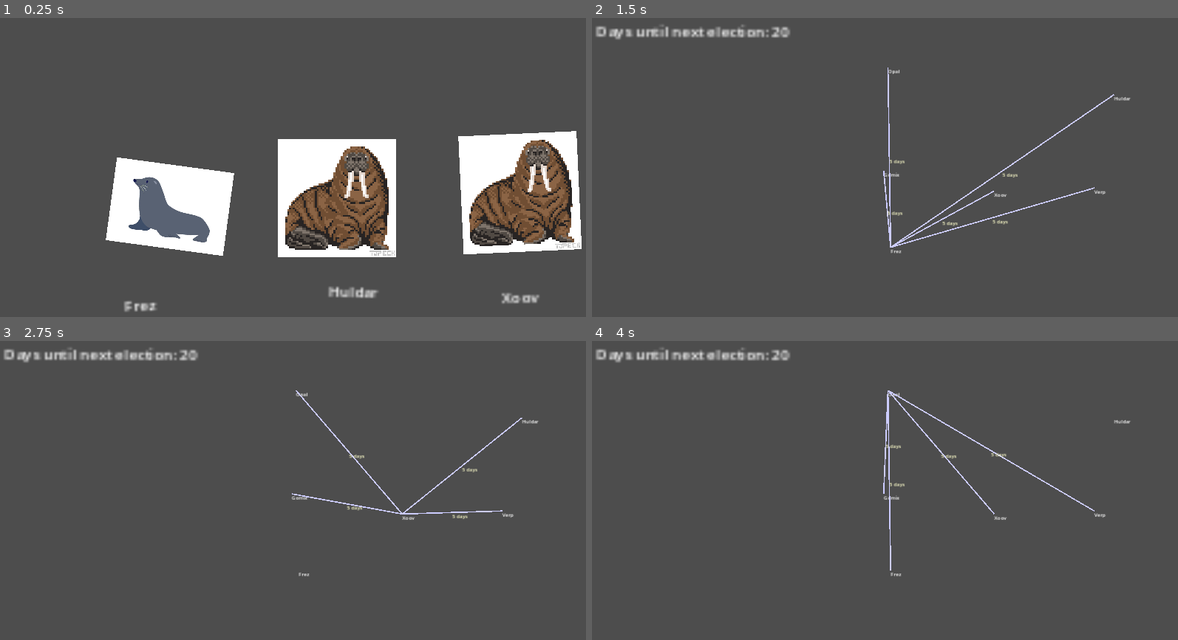
Above: before the commit, frames 1-4 (two rows, left to right).
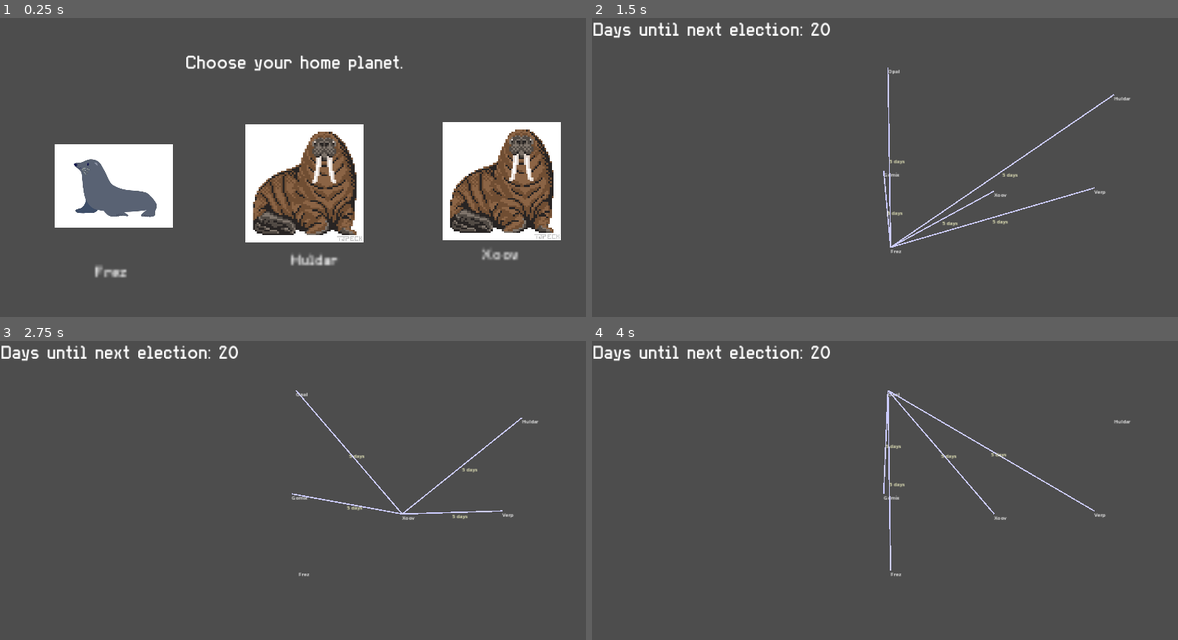
Above: after the commit, the same moments.

Repository: TheWorldisWatchingGameJam/TheWorldisWatching
Game: Godot game, scene res://Scenes/main.tscn
Two runs of this game, one before a commit and one after it. Both use one fixed random seed, a clock stepped at 60 frames per second and the inputs below. The engine's default icon, where the game draws it, is replaced by a stand-in: a white triangle on a blue panel in a dark square.
Inputs (mouse positions are in pixels of both pictures, inside the frame that each line leads up to):
- Up to frame 1 (0.25 s): no input
- Up to frame 2 (1.5 s): tap Enter at 0.5 s; move the mouse to (761, 209) at 0.52 s; click (761, 209) at 0.67 s; tap Space at 1.25 s; move the mouse to (890, 248) at 1.27 s; click (890, 248) at 1.42 s
- Up to frame 3 (2.75 s): tap Enter at 2 s; move the mouse to (404, 514) at 2.02 s; click (404, 514) at 2.17 s
- Up to frame 4 (4 s): tap Space at 2.75 s; move the mouse to (1113, 418) at 2.77 s; click (1113, 418) at 2.92 s; tap Enter at 3.5 s; move the mouse to (890, 391) at 3.52 s; click (890, 391) at 3.67 s

The runs differ from the first frame. In frame 1, 27% of the frame differs, in the area x 9-100%, y 12-99%; in frame 2, 1.1%; in frame 3, 1.1%; in frame 4, 1.1%.
Error in both runs: Invalid assignment of property or key 'texture' with value of type 'CompressedTexture2D' on a base object of type 'Nil'. (res://PlanetNode.gd:16)

Commit message:
some cleanup

Diff:
--- /dev/null
+++ b/TWIW/Assets/Theme/large_text_generic.tres
@@ -0,0 +1,7 @@
+[gd_resource type="LabelSettings" load_steps=2 format=3 uid="uid://bepmqoip50uru"]
+
+[ext_resource type="FontFile" uid="uid://ceq3h5ry2brq" path="res://Assets/Theme/TypeLightSans-KV84p.otf" id="1_h1xlc"]
+
+[resource]
+font = ExtResource("1_h1xlc")
+font_size = 60
--- a/TWIW/Scenes/main.gd
+++ b/TWIW/Scenes/main.gd
@@ -4,7 +4,9 @@
 @onready var galaxy_manager = $GalaxyManager
 @onready var planet_options = [$PlanetOption1, $PlanetOption2, $PlanetOption3]
 @onready var election_counter = $ElectionCounter
+@onready var choose_label = $Choose
 @export var days_until_election: int = 20
+
 
 
 var selection_phase = true
@@ -21,6 +23,7 @@
 		planet_options[i].visible = true
 
 func _on_planet_selected(planet_data):
+	choose_label.hide()
 	if not selection_phase:
 		return
 
--- a/TWIW/Scenes/main.tscn
+++ b/TWIW/Scenes/main.tscn
@@ -1,9 +1,11 @@
-[gd_scene load_steps=17 format=3 uid="uid://dfixd4skh3ig7"]
+[gd_scene load_steps=23 format=3 uid="uid://dfixd4skh3ig7"]
 
 [ext_resource type="Script" path="res://Scenes/main.gd" id="1_ektus"]
 [ext_resource type="Script" path="res://Scenes/PlanetOption.gd" id="2_1an38"]
+[ext_resource type="LabelSettings" uid="uid://bepmqoip50uru" path="res://Assets/Theme/large_text_generic.tres" id="2_jv2y6"]
+[ext_resource type="FontFile" uid="uid://ceq3h5ry2brq" path="res://Assets/Theme/TypeLightSans-KV84p.otf" id="2_kwqtb"]
 [ext_resource type="Script" path="res://Scripts/galaxy_manager.gd" id="2_mqygn"]
-[ext_resource type="PackedScene" uid="uid://bchhcro7px8l6" path="res://Scenes/planet_node.tscn" id="3_071my"]
+[ext_resource type="PackedScene" uid="uid://bchhcro7px8l6" path="res://Scripts/Scenes/planet_node.tscn" id="3_071my"]
 [ext_resource type="Texture2D" uid="uid://d1pg65rmosvlv" path="res://icon.svg" id="3_mfgap"]
 [ext_resource type="Script" path="res://Scripts/Components/planet_data.gd" id="4_h3u51"]
 [ext_resource type="Resource" uid="uid://b4kf7erwn6muh" path="res://Scripts/Resources/Planets/Frez.tres" id="5_6araa"]
@@ -12,20 +14,38 @@
 [ext_resource type="Resource" uid="uid://b0wugdfli82wd" path="res://Scripts/Resources/Planets/Verp.tres" id="8_oyrie"]
 [ext_resource type="Resource" uid="uid://bha42xdgt1wit" path="res://Scripts/Resources/Planets/Xoov.tres" id="9_krdru"]
 [ext_resource type="Resource" uid="uid://cda2udbfuiixi" path="res://Scripts/Resources/Planets/Gomix.tres" id="10_bkkx6"]
-[ext_resource type="Texture2D" uid="uid://bmoikfaf0lc2g" path="res://Sprites/rocketship_temp.jpg" id="11_q3y5o"]
+[ext_resource type="Texture2D" uid="uid://bmoikfaf0lc2g" path="res://Assets/rocketship_temp.jpg" id="11_q3y5o"]
+[ext_resource type="AudioStream" uid="uid://dcrvqt7dqo3wg" path="res://Assets/Audio/menu.wav" id="16_urgrp"]
 
 [sub_resource type="RectangleShape2D" id="RectangleShape2D_l35hw"]
 size = Vector2(150.435, 154.034)
 
+[sub_resource type="LabelSettings" id="LabelSettings_i0y4n"]
+font = ExtResource("2_kwqtb")
+
 [sub_resource type="RectangleShape2D" id="RectangleShape2D_55hyc"]
 size = Vector2(144.255, 129.649)
+
+[sub_resource type="LabelSettings" id="LabelSettings_p3hrf"]
+font = ExtResource("2_kwqtb")
 
 [sub_resource type="RectangleShape2D" id="RectangleShape2D_3ef4e"]
 size = Vector2(127.179, 152.021)
 
+[sub_resource type="LabelSettings" id="LabelSettings_wcev6"]
+font = ExtResource("2_kwqtb")
+
 [node name="Main" type="Node2D"]
-rotation = -0.651232
 script = ExtResource("1_ektus")
+
+[node name="Choose" type="Label" parent="."]
+offset_left = 480.0
+offset_top = 122.0
+offset_right = 1440.0
+offset_bottom = 193.0
+text = "Choose your home planet."
+label_settings = ExtResource("2_jv2y6")
+horizontal_alignment = 1
 
 [node name="GalaxyManager" type="Node" parent="."]
 script = ExtResource("2_mqygn")
@@ -42,22 +62,20 @@
 collision = NodePath("CollisionShape2D")
 
 [node name="Sprite2D" type="Sprite2D" parent="PlanetOption1"]
-position = Vector2(21.4718, 275.374)
-rotation = 0.785398
+position = Vector2(123.353, 183.504)
 scale = Vector2(0.988476, 1.0235)
 texture = ExtResource("3_mfgap")
 
 [node name="CollisionShape2D" type="CollisionShape2D" parent="PlanetOption1"]
-position = Vector2(18.7643, 277.633)
-rotation = -0.948813
+position = Vector2(120.645, 185.763)
 shape = SubResource("RectangleShape2D_l35hw")
 
 [node name="Label" type="Label" parent="PlanetOption1"]
-offset_left = -75.8809
-offset_top = 320.623
-offset_right = -35.8809
-offset_bottom = 343.623
-rotation = 0.610718
+offset_left = 102.667
+offset_top = 269.0
+offset_right = 142.667
+offset_bottom = 292.0
+label_settings = SubResource("LabelSettings_i0y4n")
 
 [node name="PlanetOption2" type="Area2D" parent="." node_paths=PackedStringArray("sprite", "collision")]
 scale = Vector2(3, 3)
@@ -66,21 +84,19 @@
 collision = NodePath("CollisionShape2D")
 
 [node name="Sprite2D" type="Sprite2D" parent="PlanetOption2"]
-position = Vector2(170.883, 377.932)
-rotation = 0.650436
+position = Vector2(330, 181)
 texture = ExtResource("3_mfgap")
 
 [node name="CollisionShape2D" type="CollisionShape2D" parent="PlanetOption2"]
-position = Vector2(174.671, 379.562)
-rotation = 0.636305
+position = Vector2(333.788, 182.63)
 shape = SubResource("RectangleShape2D_55hyc")
 
 [node name="Label" type="Label" parent="PlanetOption2"]
-offset_left = 110.383
-offset_top = 442.467
-offset_right = 150.383
-offset_bottom = 465.467
-rotation = 0.670502
+offset_left = 315.333
+offset_top = 256.0
+offset_right = 355.333
+offset_bottom = 279.0
+label_settings = SubResource("LabelSettings_p3hrf")
 
 [node name="PlanetOption3" type="Area2D" parent="." node_paths=PackedStringArray("sprite", "collision")]
 scale = Vector2(3, 3)
@@ -89,21 +105,19 @@
 collision = NodePath("CollisionShape2D")
 
 [node name="Sprite2D" type="Sprite2D" parent="PlanetOption3"]
-position = Vector2(331.997, 493.181)
-rotation = 0.605808
+position = Vector2(543.462, 178.667)
 texture = ExtResource("3_mfgap")
 
 [node name="CollisionShape2D" type="CollisionShape2D" parent="PlanetOption3"]
-position = Vector2(332.225, 489.583)
-rotation = 0.61287
+position = Vector2(543.69, 175.069)
 shape = SubResource("RectangleShape2D_3ef4e")
 
 [node name="Label" type="Label" parent="PlanetOption3"]
-offset_left = 254.868
-offset_top = 561.387
-offset_right = 294.868
-offset_bottom = 584.387
-rotation = 0.629984
+offset_left = 521.667
+offset_top = 249.667
+offset_right = 561.667
+offset_bottom = 272.667
+label_settings = SubResource("LabelSettings_wcev6")
 
 [node name="ElectionCounter" type="Label" parent="."]
 visible = false
@@ -111,6 +125,9 @@
 offset_top = 15.0382
 offset_right = 207.884
 offset_bottom = 157.038
-rotation = 0.654498
-scale = Vector2(3, 3)
 text = "Days Until Next Election: 0"
+label_settings = ExtResource("2_jv2y6")
+
+[node name="AudioStreamPlayer" type="AudioStreamPlayer" parent="."]
+stream = ExtResource("16_urgrp")
+autoplay = true
--- a/TWIW/Scripts/Resources/Events/Opal Events/visit_opal_mountain.tres
+++ b/TWIW/Scripts/Resources/Events/Opal Events/visit_opal_mountain.tres
@@ -4,7 +4,7 @@
 [ext_resource type="Script" path="res://Scripts/Components/dialogue_item.gd" id="2_lvbli"]
 [ext_resource type="Script" path="res://Scripts/Components/event_condition.gd" id="3_wy2vh"]
 [ext_resource type="Script" path="res://Scripts/Components/event_effect.gd" id="4_ishxj"]
-[ext_resource type="Texture2D" uid="uid://li263d0xjtdr" path="res://Sprites/EventIcons/visit_opal_mountain.png" id="5_5xvcf"]
+[ext_resource type="Texture2D" uid="uid://li263d0xjtdr" path="res://Assets/EventIcons/visit_opal_mountain.png" id="5_5xvcf"]
 [ext_resource type="Script" path="res://Scripts/Components/event.gd" id="5_qrk80"]
 
 [sub_resource type="Resource" id="Resource_mw65e"]
--- a/TWIW/Scripts/Resources/Events/hold_rally.tres
+++ b/TWIW/Scripts/Resources/Events/hold_rally.tres
@@ -5,7 +5,7 @@
 [ext_resource type="Script" path="res://Scripts/Components/event_condition.gd" id="3_6af2o"]
 [ext_resource type="Script" path="res://Scripts/Components/event.gd" id="4_0l56e"]
 [ext_resource type="Script" path="res://Scripts/Components/event_effect.gd" id="4_g815u"]
-[ext_resource type="Texture2D" uid="uid://c6epef4omjj1h" path="res://Sprites/EventIcons/hold_rally.png" id="5_3hj5b"]
+[ext_resource type="Texture2D" uid="uid://c6epef4omjj1h" path="res://Assets/EventIcons/hold_rally.png" id="5_3hj5b"]
 
 [sub_resource type="Resource" id="Resource_inw5d"]
 script = ExtResource("1_72kst")
@@ -29,6 +29,6 @@
 event_button_text = "Fund."
 home_exclusive = false
 event_conditions = Array[ExtResource("3_6af2o")]([])
-dialogue = Array[ExtResource("2_4h3hu")]([])
+outcome_dialogue = Array[ExtResource("2_4h3hu")]([])
 event_effects = Array[ExtResource("4_g815u")]([SubResource("Resource_qhfaw")])
 cost = Array[ExtResource("1_72kst")]([SubResource("Resource_inw5d")])
--- a/TWIW/Scripts/Resources/Planets/Frez.tres
+++ b/TWIW/Scripts/Resources/Planets/Frez.tres
@@ -5,7 +5,7 @@
 [ext_resource type="Script" path="res://Scripts/Components/reputation.gd" id="3_hwu0p"]
 [ext_resource type="Script" path="res://Scripts/Components/event.gd" id="4_q1n0u"]
 [ext_resource type="Script" path="res://Scripts/Components/planet_data.gd" id="5_fvv0p"]
-[ext_resource type="Texture2D" uid="uid://cmmor4mk6io4e" path="res://Sprites/PlanetSprites/sealiontemp.jpg" id="6_d5t3e"]
+[ext_resource type="Texture2D" uid="uid://cmmor4mk6io4e" path="res://Assets/PlanetSprites/sealiontemp.jpg" id="6_d5t3e"]
 
 [resource]
 script = ExtResource("5_fvv0p")
--- a/TWIW/Scripts/Resources/Planets/Opal.tres
+++ b/TWIW/Scripts/Resources/Planets/Opal.tres
@@ -6,9 +6,9 @@
 [ext_resource type="Script" path="res://Scripts/Components/relation.gd" id="2_htv20"]
 [ext_resource type="Script" path="res://Scripts/Components/reputation.gd" id="3_6c5ua"]
 [ext_resource type="Resource" uid="uid://cuvuqfn7iepd6" path="res://Scripts/Resources/Events/Opal Events/attend_mining_seminar.tres" id="5_2e7u1"]
-[ext_resource type="Texture2D" uid="uid://dq5x6at4n3ro7" path="res://Sprites/PlanetSprites/polarbeartemp.jpg" id="6_5yff6"]
+[ext_resource type="Texture2D" uid="uid://dq5x6at4n3ro7" path="res://Assets/PlanetSprites/polarbeartemp.jpg" id="6_5yff6"]
 [ext_resource type="Resource" uid="uid://d2ed0hntvxxlc" path="res://Scripts/Resources/Events/Opal Events/visit_opal_mountain.tres" id="6_ywsmr"]
-[ext_resource type="Resource" path="res://Scripts/Resources/Events/hold_rally.tres" id="7_6lloy"]
+[ext_resource type="Resource" uid="uid://dinerntw1rsen" path="res://Scripts/Resources/Events/hold_rally.tres" id="7_6lloy"]
 
 [resource]
 script = ExtResource("2_6bee7")
Not shown, added: TWIW/Assets/Audio/menu.wav.import
Renamed: TWIW/Sprites/EventIcons/attend_mining_seminar.png -> TWIW/Assets/EventIcons/attend_mining_seminar.png
Not shown, added: TWIW/Assets/EventIcons/attend_mining_seminar.png.import
Renamed: TWIW/Sprites/EventIcons/hold_rally.png -> TWIW/Assets/EventIcons/hold_rally.png
Not shown, added: TWIW/Assets/EventIcons/hold_rally.png.import
Renamed: TWIW/Sprites/EventIcons/visit_opal_mountain.png -> TWIW/Assets/EventIcons/visit_opal_mountain.png
Not shown, added: TWIW/Assets/EventIcons/visit_opal_mountain.png.import
Renamed: TWIW/Sprites/PlanetSprites/polarbeartemp.jpg -> TWIW/Assets/PlanetSprites/polarbeartemp.jpg
Not shown, added: TWIW/Assets/PlanetSprites/polarbeartemp.jpg.import
Renamed: TWIW/Sprites/PlanetSprites/sealiontemp.jpg -> TWIW/Assets/PlanetSprites/sealiontemp.jpg
Not shown, added: TWIW/Assets/PlanetSprites/sealiontemp.jpg.import
Renamed: TWIW/Sprites/PlanetSprites/walrustemp.jpg -> TWIW/Assets/PlanetSprites/walrustemp.jpg
(and 36 more such lines)
